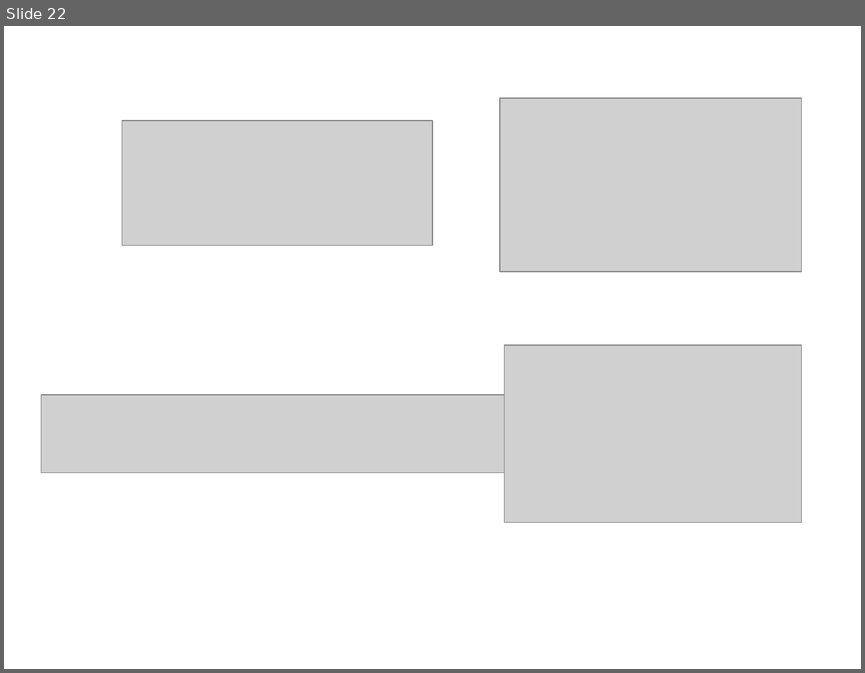
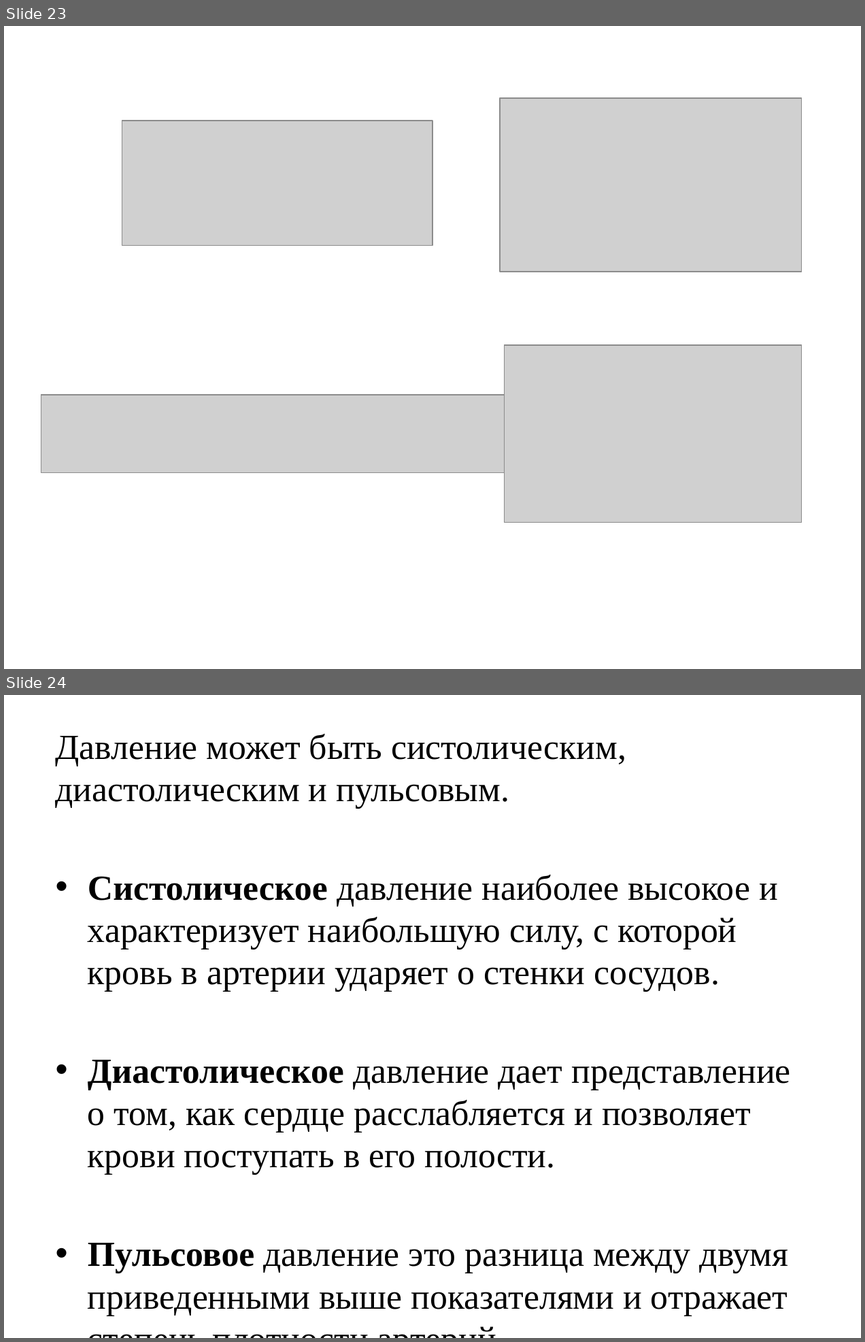
Before and after one commit to nadiwashere/FEM_practice, a slide deck: windkessel.pptx. Shown one above the other, each under a label of ours: slide 22 before the commit, slides 23 and 24 after it. The pictures are 865x673 and 865x1342 pixels, drawn with LibreOffice and Linux fonts; fonts in the diff are those of the drawing; grey boxes stand for pictures. Boxes give left, top, right and bottom in pixels: in the first picture for what was removed or moved away, otherwise in the second. Text is boxed around its words. In the diff, an @@ line names an element or a change of style, - is before the commit and + after.

```diff
--- a/windkessel.pptx
+++ b/windkessel.pptx
@@ slide 24 added at [4, 695, 861, 1338], background #FFFFFF @@
@@ text added at [56, 734, 790, 1315], 29.6 pt, text #000000 @@
+Давление может быть систолическим, диастолическим и пульсовым.
+• Систолическое давление наиболее высокое и характеризует наибольшую силу, с которой кровь в артерии ударяет о стенки сосудов.
+• Диастолическое давление дает представление о том, как сердце расслабляется и позволяет крови поступать в его полости.
+• Пульсовое давление это разница между двумя приведенными выше показателями и отражает степень плотности артерий.
@@ what was slide 22 is now slide 23 @@
```
Also in this commit, not shown: 1 slide changed, 3 other slides added, 1 slide removed.
